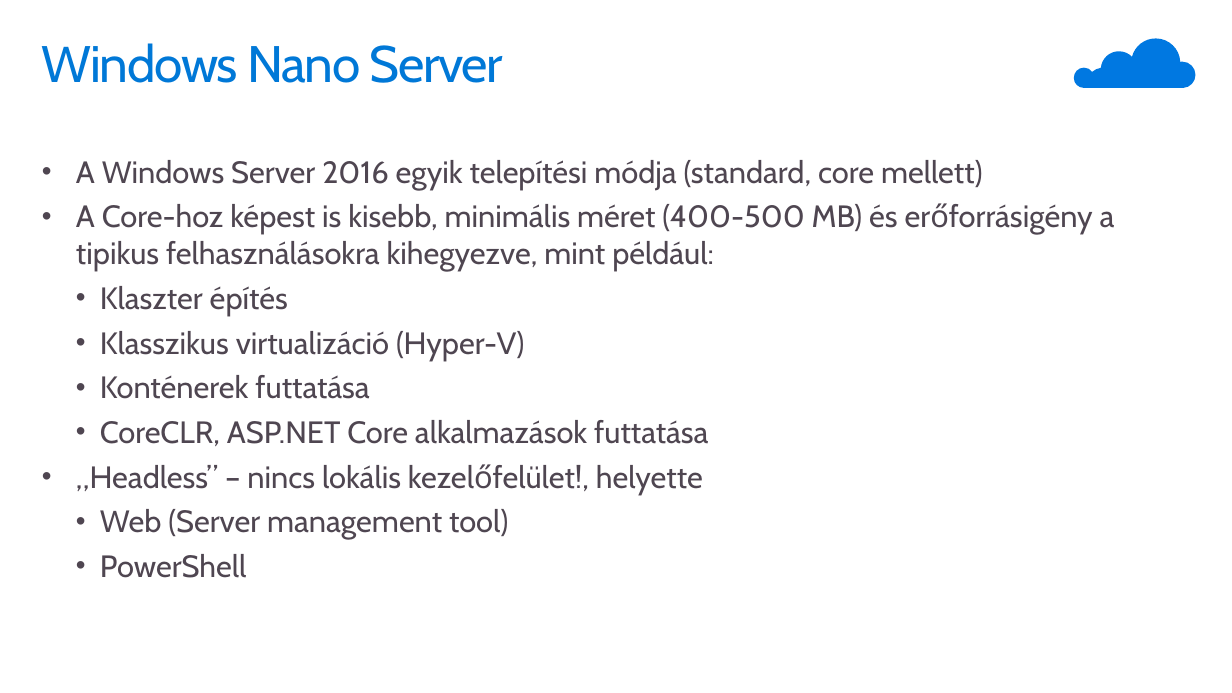
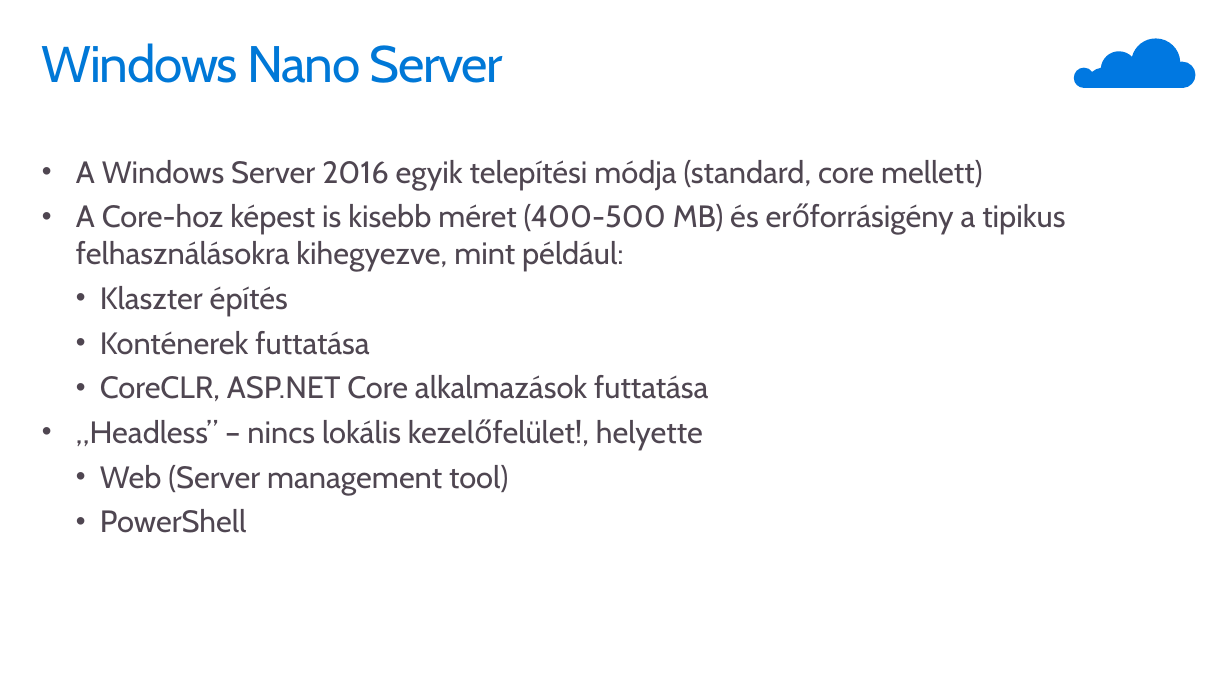
Before and after one commit to ITForumHungary/ITForum2016-DevOps, a slide deck: slide 5 of Session2-Everythin_looks_the_same_in_boxes-Introduction_to_containerization/Where_are_you_Windows-Windows_Containers.pptx. Drawn at 1232x693 pixels with LibreOffice and Linux fonts; fonts in the diff are those of the drawing. Boxes give left, top, right and bottom in pixels: in the first picture for what was removed or moved away, otherwise in the second. Text is boxed around its words. In the diff, an @@ line names an element or a change of style, - is before the commit and + after.

Commit message:
docker for windows

```diff
--- a/Session2-Everythin_looks_the_same_in_boxes-Introduction_to_containerization/Where_are_you_Windows-Windows_Containers.pptx
+++ b/Session2-Everythin_looks_the_same_in_boxes-Introduction_to_containerization/Where_are_you_Windows-Windows_Containers.pptx
@@ text at (x1=76, y1=204, x2=1065, y2=271): text changed @@
-• A Core-hoz képest is kisebb, minimális méret (400-500 MB) és erőforrásigény a tipikus felhasználásokra kihegyezve, mint például:
+• A Core-hoz képest is kisebb méret (400-500 MB) és erőforrásigény a tipikus felhasználásokra kihegyezve, mint például:
@@ text at (x1=100, y1=331, x2=524, y2=360): paragraph removed @@
-  • Klasszikus virtualizáció (Hyper-V)
```
Also in this commit, not shown: 1 other slide changed, 2 other files.
